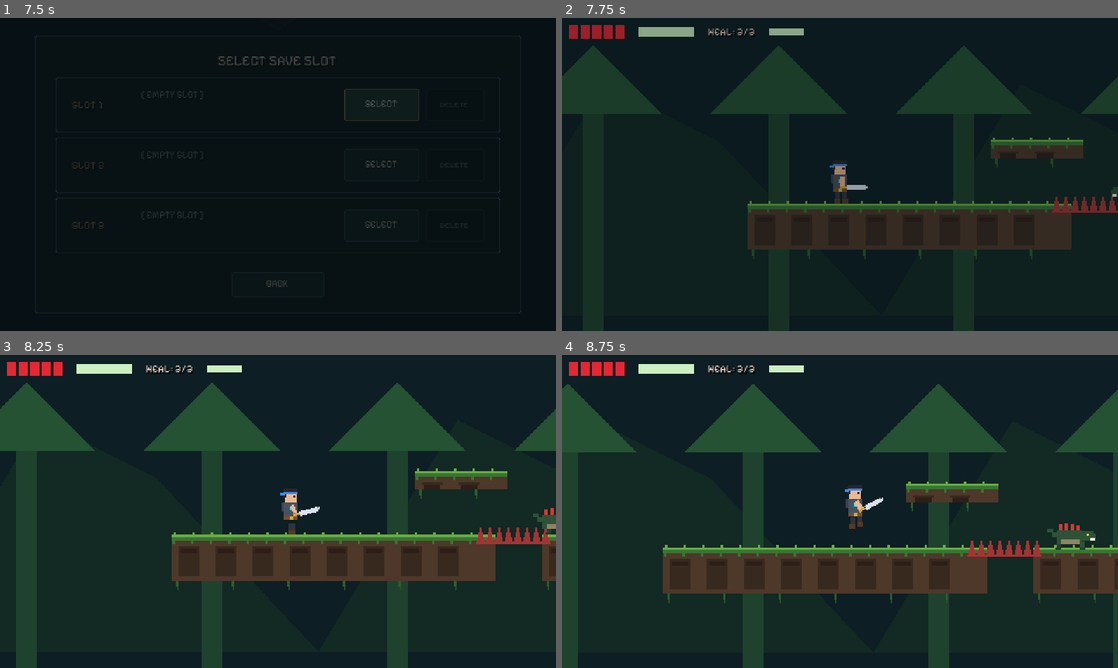
Above: before the commit, frames 1-4 (two rows, left to right).
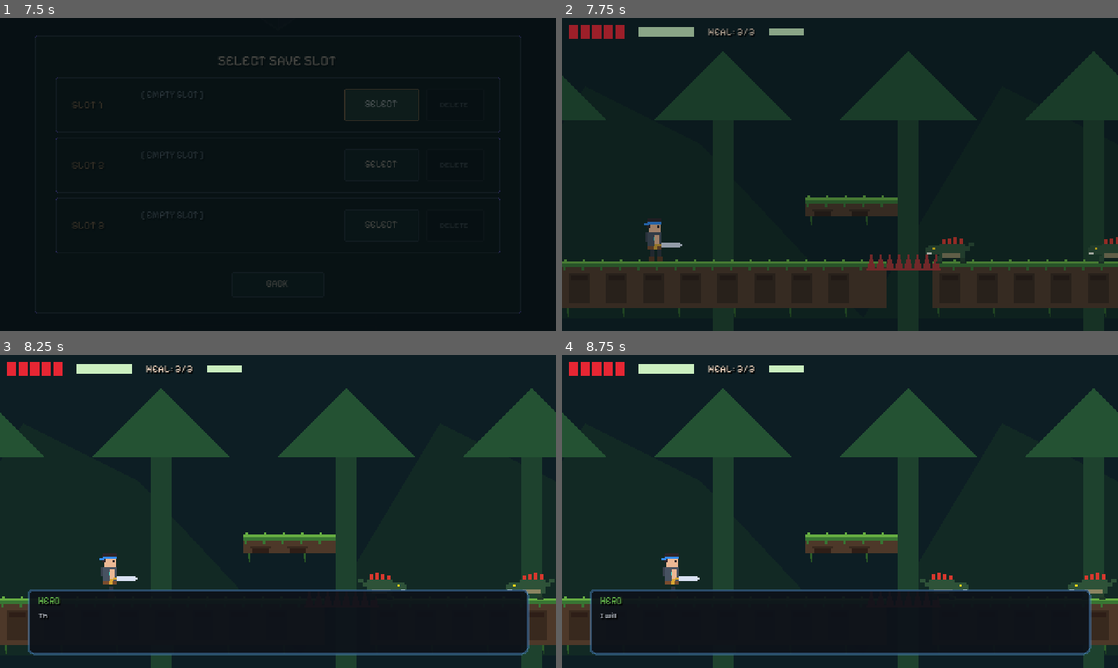
Above: after the commit, the same moments.

Repository: mayureshsonawane17/Origin-Game-2D-action-
Game: Godot game, scene res://scenes/ui/main_menu.tscn
Two runs of this game, one before a commit and one after it. Both use one fixed random seed, a clock stepped at 60 frames per second and the inputs below.
Inputs (mouse positions are in pixels of both pictures, inside the frame that each line leads up to):
- Up to frame 1 (7.5 s): click "PLAY AS: NAKSH (THE WAYFARER)" at 0.5 s; click "PLAY AS: RIYA (THE RADIANT MA…" at 1.25 s; click "PLAY AS: NAKSH (THE WAYFARER)" at 2 s; click "PLAY AS: RIYA (THE RADIANT MA…" at 2.75 s; click "NEW GAME" at 3.5 s; click "NEW GAME" at 4.25 s; click "ERA / CHAPTER SELECT" at 5 s; click "BOSS RUSH [13 Boss Gauntlet]" at 5.75 s; click "BOSS RELICS & FORGE" at 6.5 s; click "SELECT" at 7.25 s
- Up to frame 2 (7.75 s): no input
- Up to frame 3 (8.25 s): tap Enter (ui_accept) at 8 s; move the mouse to (400, 495) at 8.02 s; hold D (move_right) from 8.03 s (still down); tap H (heal) at 8.1 s; click (400, 495) at 8.17 s
- Up to frame 4 (8.75 s): keep holding D (move_right); tap Space (jump) at 8.27, 8.57 s

Frame 1 is identical in both runs. In frame 2, 35% of the frame differs, in the area x 0-100%, y 8-96%; in frame 3, 35%, in the area x 0-100%, y 8-100%; in frame 4, 32%.
Error before the commit: Parse Error: Identifier "boss" not declared in the current scope. (res://scripts/ui/boss_health_bar.gd:57)

Commit message:
made a game

Diff:
--- a/scripts/levels/chapter1_prehistoric.gd
+++ b/scripts/levels/chapter1_prehistoric.gd
@@ -189,7 +189,7 @@
 		ResetManager.trigger_reset("chapter_advance_fallback")
 
 func _unhandled_input(event: InputEvent) -> void:
-	if chapter_complete_panel.visible:
+	if chapter_complete_panel and chapter_complete_panel.visible:
 		if event.is_action_pressed("attack") or event.is_action_pressed("jump"):
 			advance_to_next_chapter()
 
--- a/scripts/levels/chapter2_medieval.gd
+++ b/scripts/levels/chapter2_medieval.gd
@@ -187,7 +187,7 @@
 		ResetManager.trigger_reset("chapter_advance_fallback")
 
 func _unhandled_input(event: InputEvent) -> void:
-	if chapter_complete_panel.visible:
+	if chapter_complete_panel and chapter_complete_panel.visible:
 		if event.is_action_pressed("attack") or event.is_action_pressed("jump"):
 			advance_to_next_chapter()
 
--- a/scripts/levels/chapter3_historical.gd
+++ b/scripts/levels/chapter3_historical.gd
@@ -187,7 +187,7 @@
 		ResetManager.trigger_reset("chapter_advance_fallback")
 
 func _unhandled_input(event: InputEvent) -> void:
-	if chapter_complete_panel.visible:
+	if chapter_complete_panel and chapter_complete_panel.visible:
 		if event.is_action_pressed("attack") or event.is_action_pressed("jump"):
 			advance_to_next_chapter()
 
--- a/scripts/levels/chapter4_industrial.gd
+++ b/scripts/levels/chapter4_industrial.gd
@@ -187,7 +187,7 @@
 		ResetManager.trigger_reset("chapter_advance_fallback")
 
 func _unhandled_input(event: InputEvent) -> void:
-	if chapter_complete_panel.visible:
+	if chapter_complete_panel and chapter_complete_panel.visible:
 		if event.is_action_pressed("attack") or event.is_action_pressed("jump"):
 			advance_to_next_chapter()
 
--- a/scripts/levels/chapter5_modern.gd
+++ b/scripts/levels/chapter5_modern.gd
@@ -187,7 +187,7 @@
 		ResetManager.trigger_reset("chapter_advance_fallback")
 
 func _unhandled_input(event: InputEvent) -> void:
-	if chapter_complete_panel.visible:
+	if chapter_complete_panel and chapter_complete_panel.visible:
 		if event.is_action_pressed("attack") or event.is_action_pressed("jump"):
 			advance_to_next_chapter()
 
--- a/scripts/levels/chapter6_futuristic.gd
+++ b/scripts/levels/chapter6_futuristic.gd
@@ -187,7 +187,7 @@
 		ResetManager.trigger_reset("chapter_advance_fallback")
 
 func _unhandled_input(event: InputEvent) -> void:
-	if chapter_complete_panel.visible:
+	if chapter_complete_panel and chapter_complete_panel.visible:
 		if event.is_action_pressed("attack") or event.is_action_pressed("jump"):
 			advance_to_next_chapter()
 
--- a/scripts/ui/boss_health_bar.gd
+++ b/scripts/ui/boss_health_bar.gd
@@ -47,13 +47,6 @@
 				pip.color = Color(1.0, 0.85, 0.2)
 				pips_container.add_child(pip)
 
-func set_fixed_text_mode(text: String) -> void:
-	if status_label:
-		status_label.visible = true
-		status_label.text = text
-	if health_bar:
-		health_bar.visible = text.is_empty()
-
 	if not boss.boss_health_changed.is_connected(_on_health_changed):
 		boss.boss_health_changed.connect(_on_health_changed)
 	if not boss.boss_armor_changed.is_connected(_on_armor_changed):
@@ -68,6 +61,13 @@
 	position.y = -40.0
 	var tween = create_tween()
 	tween.tween_property(self, "position:y", 12.0, 0.5).set_trans(Tween.TRANS_BACK).set_ease(Tween.EASE_OUT)
+
+func set_fixed_text_mode(text: String) -> void:
+	if status_label:
+		status_label.visible = true
+		status_label.text = text
+	if health_bar:
+		health_bar.visible = text.is_empty()
 
 func _on_health_changed(current: int, _max_hp: int) -> void:
 	health_bar.value = current
--- a/scripts/ui/dialogue_box.gd
+++ b/scripts/ui/dialogue_box.gd
@@ -15,7 +15,7 @@
 
 @export var characters_per_second: float = 40.0
 
-var dialogue_lines: Array[Dictionary] = [] # [{"speaker": "Hero", "text": "..."}]
+var dialogue_lines: Array = [] # [{"speaker": "Hero", "text": "..."}]
 var current_line_index: int = 0
 var displayed_char_count: float = 0.0
 var full_current_text: String = ""
@@ -49,7 +49,7 @@
 		advance()
 		get_viewport().set_input_as_handled()
 
-func start_dialogue(lines: Array[Dictionary]) -> void:
+func start_dialogue(lines: Array) -> void:
 	if lines.is_empty():
 		return
 
Not shown, added: scripts/ui/credits_menu.gd.uid
Not shown, added: scripts/ui/defeat_screen.gd.uid
Not shown, added: scripts/ui/pause_menu.gd.uid
Not shown, added: scripts/ui/save_slots_menu.gd.uid
Not shown, added: scripts/ui/ui_manager.gd.uid
